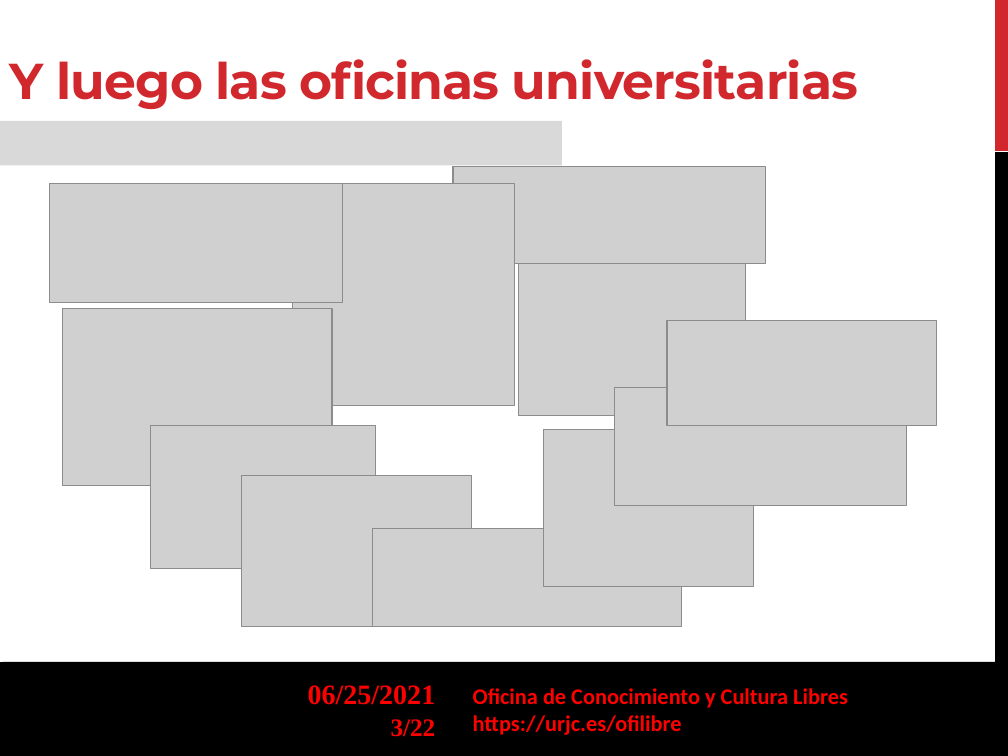
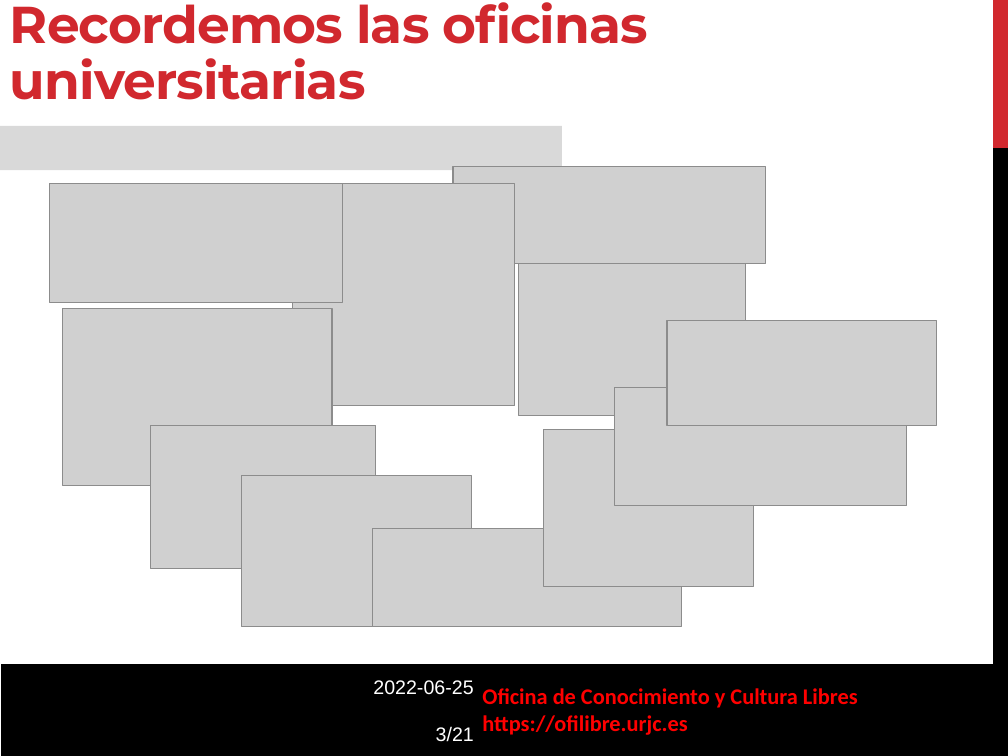
Before and after one commit to gabrielIzquierdo/OfiLibreGabri.github.io, a slide deck: slide 3 of static/transpas/ofilibre/Modelo-OfiLibre.odp. Drawn at 1008x756 pixels with LibreOffice and Linux fonts; fonts in the diff are those of the drawing; grey boxes stand for pictures; background and template pictures are left out. Boxes give left, top, right and bottom in pixels: in the first picture for what was removed or moved away, otherwise in the second. Text is boxed around its words. In the diff, an @@ line names an element or a change of style, - is before the commit and + after.

Commit message:
Añadiendo charla en esLibre 2022

```diff
--- a/static/transpas/ofilibre/Modelo-OfiLibre.odp
+++ b/static/transpas/ofilibre/Modelo-OfiLibre.odp
@@ text at bbox=[10, 2, 648, 100]: text changed; size 36 to 37 pt @@
-Y luego las oficinas universitarias
+Recordemos las oficinas universitarias
@@ freeform shape: place and size @@
-freeform shape at bbox=[995, 0, 1008, 151]
+freeform shape at bbox=[994, 0, 1008, 147]
@@ rectangle: place and size @@
-rectangle at bbox=[0, 121, 561, 165]
+rectangle at bbox=[0, 126, 561, 170]
@@ freeform shape: place and size @@
-freeform shape at bbox=[995, 152, 1008, 756]
+freeform shape at bbox=[994, 143, 1008, 748]
@@ freeform shape at bbox=[1, 664, 1008, 756]: outline redrawn @@
@@ text at bbox=[373, 680, 474, 742]: text changed; size 20 to 14 pt; font Times New Roman to Arial; text colour #FF0000 to #FFFFFF; bold off @@
-06/25/2021
+2022-06-25
+3/21
@@ text "Oficina de Conocimiento y Cultura ...": place and size @@
-text "Oficina de Conocimiento y Cultura ..." at bbox=[473, 688, 848, 735]
+text "Oficina de Conocimiento y Cultura ..." at bbox=[482, 688, 858, 735]
@@ page number removed at bbox=[391, 719, 436, 737] @@
-3/22
@@ text at bbox=[482, 715, 687, 735]: text changed @@
-https://urjc.es/ofilibre
+https://ofilibre.urjc.es
```
Also in this commit, not shown: 15 other slides changed, 5 slides added, 6 slides removed, 5 other files.
